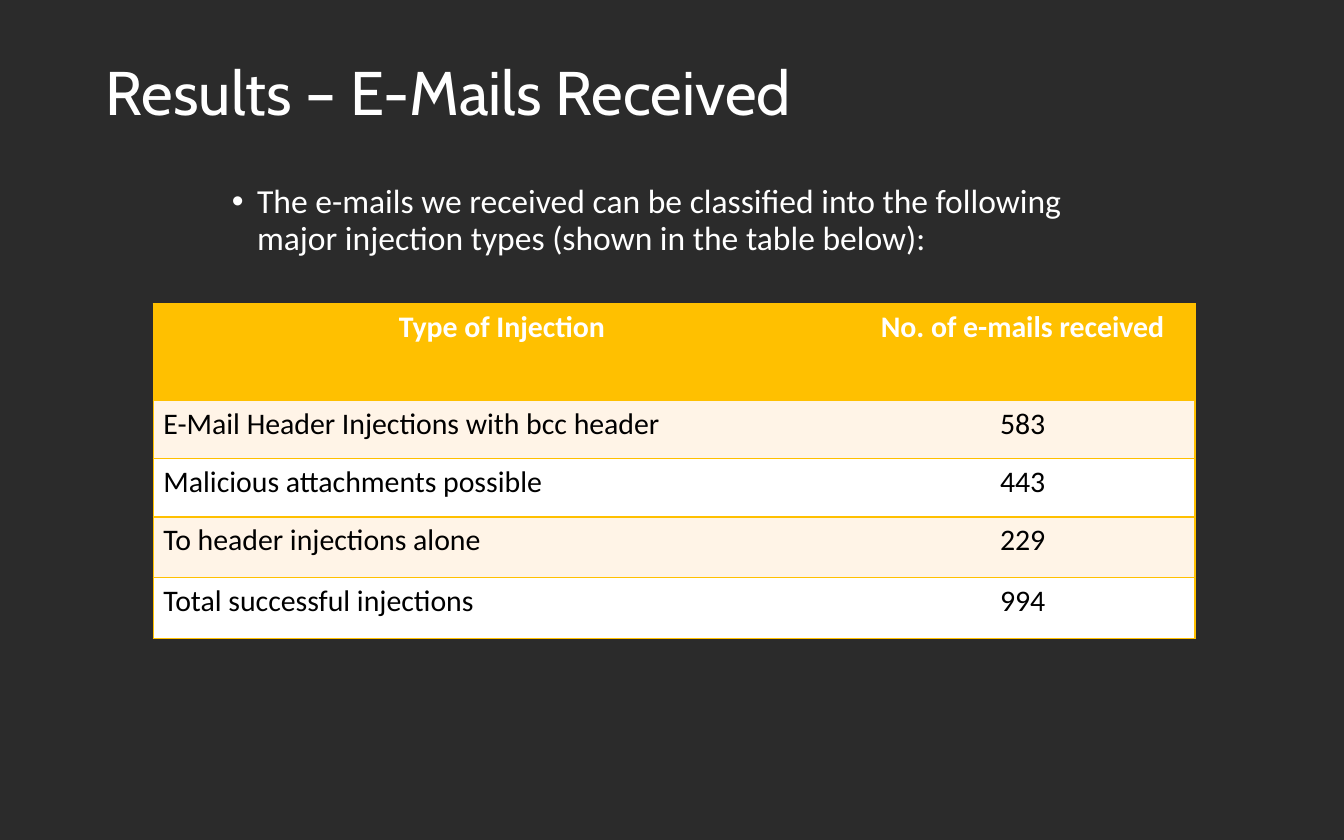
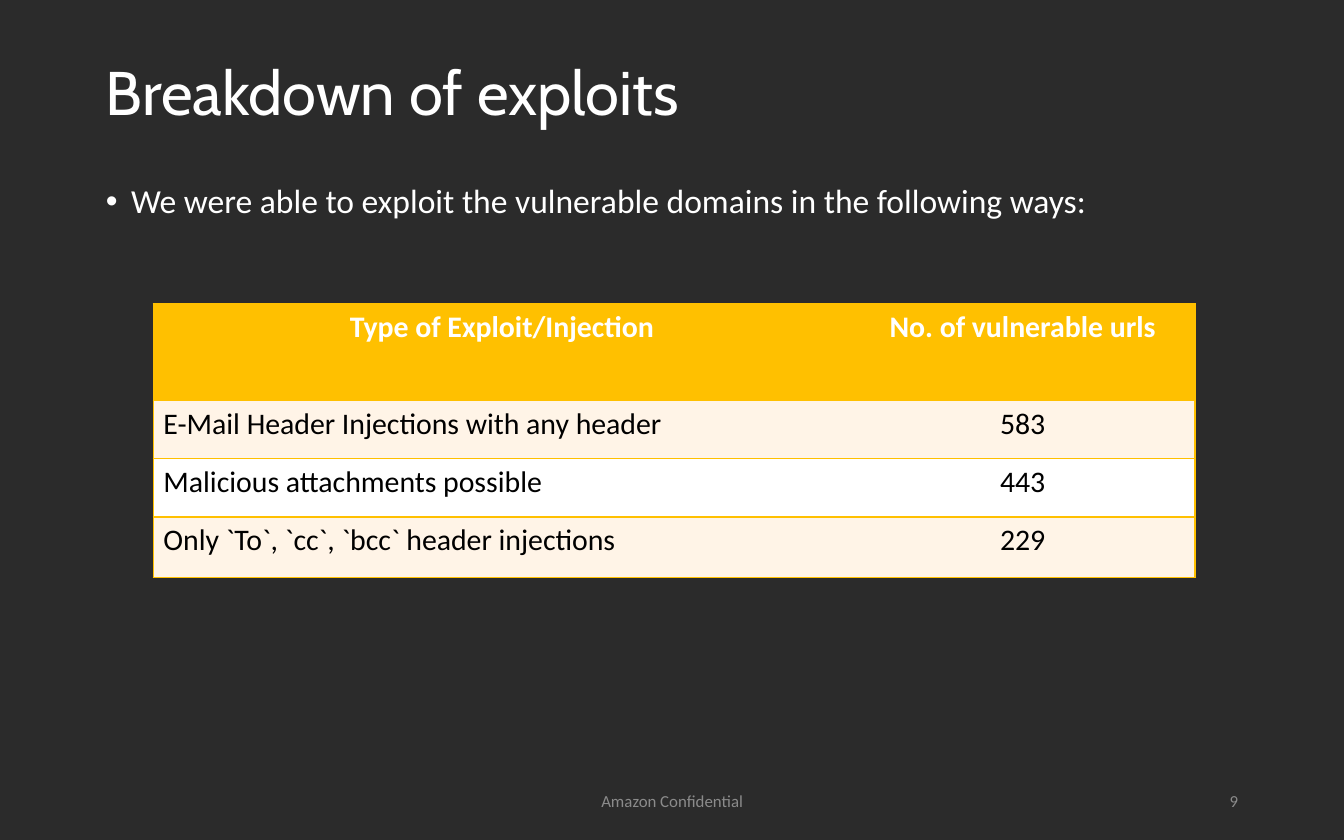
Before and after one commit to TDA/Zoncon, a slide deck: slide 9 of Zoncon-2017-Sai-Pc-ZCSlides.pptx (slide 14 before the commit). Drawn at 1344x840 pixels with LibreOffice and Linux fonts; fonts in the diff are those of the drawing; background and template pictures are left out; a plain dark background stands for a picture behind light text. Boxes give left, top, right and bottom in pixels: in the first picture for what was removed or moved away, otherwise in the second. Text is boxed around its words. In the diff, an @@ line names an element or a change of style, - is before the commit and + after.

```diff
--- a/Zoncon-2017-Sai-Pc-ZCSlides.pptx
+++ b/Zoncon-2017-Sai-Pc-ZCSlides.pptx
@@ title at <box>106,69,679,129</box>: text changed @@
-Results – E-Mails Received
+Breakdown of exploits
@@ text at <box>131,189,1086,219</box>: text changed @@
-• The e-mails we received can be classified into the following major injection types (shown in the table below):
+• We were able to exploit the vulnerable domains in the following ways:
@@ table at <box>153,304,1195,578</box> @@
-row 1, column 1: Type of Injection
+row 1, column 1: Type of Exploit/Injection
-row 1, column 2: No. of e-mails received
+row 1, column 2: No. of vulnerable urls
-row 2, column 1: E-Mail Header Injections with bcc header
+row 2, column 1: E-Mail Header Injections with any header
-row 4: To header injections alone | 229
-row 5: Total successful injections | 994
+row 4: Only `To`, `cc`, `bcc` header injections | 229
@@ text added at <box>601,795,743,807</box>, 9 pt, text #8C8C8C @@
+Amazon Confidential
@@ page number added at <box>1230,796,1239,807</box>, 9 pt, text #8C8C8C @@
+9
```
Also in this commit, not shown: 11 other slides changed, 2 slides added, 9 slides removed.
